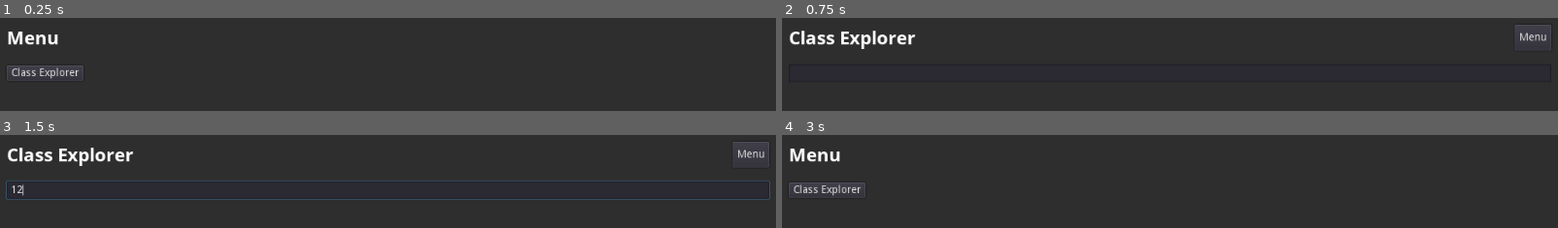
Above: before the commit, frames 1-4 (two rows, left to right).
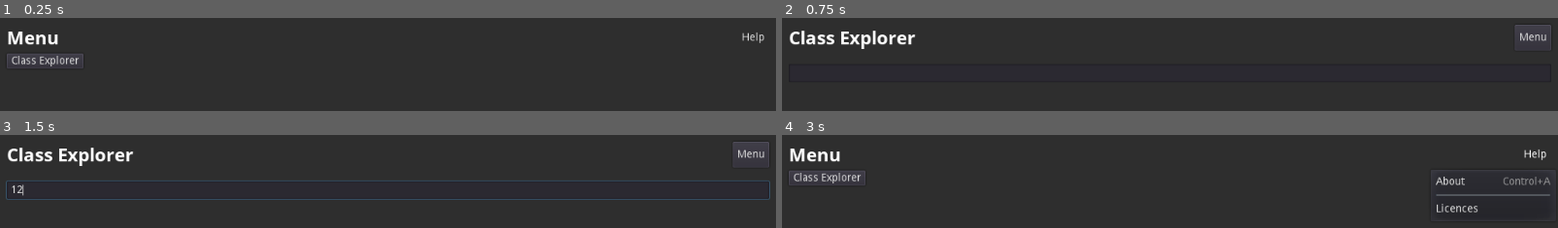
Above: after the commit, the same moments.

Repository: andrew-wilkes/godotbuddy.com
Game: Godot game, scene res://Main.tscn
Two runs of this game, one before a commit and one after it. Both use one fixed random seed, a clock stepped at 60 frames per second and the inputs below.
Inputs (mouse positions are in pixels of both pictures, inside the frame that each line leads up to):
- Up to frame 1 (0.25 s): no input
- Up to frame 2 (0.75 s): click "Class Explorer" at 0.5 s
- Up to frame 3 (1.5 s): click (388, 189) at 1.27 s; type "12" at 1.35 s
- Up to frame 4 (3 s): click "Menu" at 2 s; click (1534, 154) at 2.75 s, where only the run after the commit has a clickable "Help"

The runs differ from the first frame. In frame 1, 1.7% of the frame differs, in the area x 0-99%, y 15-67%; in frame 2, nothing differs; in frame 3, nothing differs; in frame 4, 2.7%, in the area x 0-99%, y 15-84%.
Error in both runs: Invalid get index 'modulate' (on base: 'null instance'). (res://ClassList.gd:15)

Commit message:
Add Help menu

Diff:
--- a/apps/desktop/Main.gd
+++ b/apps/desktop/Main.gd
@@ -1,8 +1,30 @@
 extends Control
 
+enum { ABOUT, LICENCES }
+
 func _ready():
-	pass
+	var hm = $VBox/Menu/Help.get_popup()
+	hm.add_item("About", ABOUT, KEY_MASK_CTRL | KEY_A)
+	hm.add_separator()
+	hm.add_item("Licences", LICENCES)
+	hm.connect("id_pressed", self, "_on_HelpMenu_id_pressed")
+	var h = InputEventKey.new()
+	h.alt = true
+	h.scancode = KEY_H
+	$VBox/Menu/Help.shortcut = h
 
 
 func _on_ClassExplorer_pressed():
 	var _e = get_tree().change_scene("res://ClassList.tscn")
+
+
+func _on_HelpMenu_id_pressed(id):
+	match id:
+		ABOUT:
+			$c/About.popup_centered()
+		LICENCES:
+			$c/Licences.popup_centered()
+
+
+func _on_ok_pressed():
+	$c/Licences.hide()
--- a/apps/desktop/Main.tscn
+++ b/apps/desktop/Main.tscn
@@ -6,40 +6,178 @@
 [node name="Main" type="MarginContainer"]
 anchor_right = 1.0
 anchor_bottom = 1.0
-margin_left = 9.0
-margin_top = 9.0
-margin_right = 9.0
-margin_bottom = 9.0
+custom_constants/margin_right = 9
+custom_constants/margin_top = 9
+custom_constants/margin_left = 9
+custom_constants/margin_bottom = 9
 script = ExtResource( 1 )
 __meta__ = {
 "_edit_use_anchors_": false
 }
 
-[node name="HBox" type="HBoxContainer" parent="."]
-margin_right = 1024.0
-margin_bottom = 600.0
+[node name="VBox" type="VBoxContainer" parent="."]
+margin_left = 9.0
+margin_top = 9.0
+margin_right = 1015.0
+margin_bottom = 591.0
 
-[node name="VBox" type="VBoxContainer" parent="HBox"]
-margin_right = 101.0
-margin_bottom = 600.0
-custom_constants/separation = 20
+[node name="Menu" type="HBoxContainer" parent="VBox"]
+margin_right = 1006.0
+margin_bottom = 34.0
 
-[node name="Label" type="Label" parent="HBox/VBox"]
-margin_right = 101.0
+[node name="Label" type="Label" parent="VBox/Menu"]
+margin_right = 69.0
 margin_bottom = 34.0
 custom_fonts/font = ExtResource( 2 )
 text = "Menu"
 
-[node name="ClassExplorer" type="Button" parent="HBox/VBox"]
-margin_top = 54.0
+[node name="sp" type="Control" parent="VBox/Menu"]
+margin_left = 73.0
+margin_right = 960.0
+margin_bottom = 34.0
+size_flags_horizontal = 3
+
+[node name="Help" type="MenuButton" parent="VBox/Menu"]
+margin_left = 964.0
+margin_right = 1006.0
+margin_bottom = 34.0
+text = "Help"
+
+[node name="HBox" type="HBoxContainer" parent="VBox"]
+margin_top = 38.0
+margin_right = 1006.0
+margin_bottom = 58.0
+
+[node name="VBox" type="VBoxContainer" parent="VBox/HBox"]
 margin_right = 101.0
-margin_bottom = 74.0
+margin_bottom = 20.0
+custom_constants/separation = 20
+
+[node name="ClassExplorer" type="Button" parent="VBox/HBox/VBox"]
+margin_right = 101.0
+margin_bottom = 20.0
 text = "Class Explorer"
 
-[node name="sp" type="Control" parent="HBox"]
+[node name="sp" type="Control" parent="VBox/HBox"]
 margin_left = 105.0
-margin_right = 1024.0
-margin_bottom = 600.0
+margin_right = 1006.0
+margin_bottom = 20.0
 size_flags_horizontal = 3
 
-[connection signal="pressed" from="HBox/VBox/ClassExplorer" to="." method="_on_ClassExplorer_pressed"]
+[node name="c" type="CanvasLayer" parent="."]
+
+[node name="About" type="AcceptDialog" parent="c"]
+margin_right = 83.0
+margin_bottom = 58.0
+window_title = "About"
+dialog_text = "Created by Andrew Wilkes 2021
+
+Supported Godot Engine version: 3.4"
+
+[node name="Licences" type="PopupDialog" parent="c"]
+visible = true
+margin_right = 600.0
+margin_bottom = 369.0
+rect_min_size = Vector2( 600, 0 )
+__meta__ = {
+"_edit_use_anchors_": false
+}
+
+[node name="M" type="MarginContainer" parent="c/Licences"]
+anchor_right = 1.0
+anchor_bottom = 1.0
+custom_constants/margin_right = 9
+custom_constants/margin_top = 9
+custom_constants/margin_left = 9
+custom_constants/margin_bottom = 9
+__meta__ = {
+"_edit_use_anchors_": false
+}
+
+[node name="VBox" type="VBoxContainer" parent="c/Licences/M"]
+margin_left = 9.0
+margin_top = 9.0
+margin_right = 591.0
+margin_bottom = 360.0
+custom_constants/separation = 10
+
+[node name="ScrollContainer" type="ScrollContainer" parent="c/Licences/M/VBox"]
+margin_right = 582.0
+margin_bottom = 321.0
+size_flags_vertical = 3
+__meta__ = {
+"_edit_use_anchors_": false
+}
+
+[node name="Label" type="Label" parent="c/Licences/M/VBox/ScrollContainer"]
+margin_right = 570.0
+margin_bottom = 1187.0
+size_flags_horizontal = 3
+text = "Licence Information
+
+This game uses Godot Engine, available under the following license:
+
+Copyright (c) 2007-2021 Juan Linietsky, Ariel Manzur. Copyright (c) 2014-2021 Godot Engine contributors.
+
+Permission is hereby granted, free of charge, to any person obtaining a copy of this software and associated documentation files (the \\\"Software\\\"), to deal in the Software without restriction, including without limitation the rights to use, copy, modify, merge, publish, distribute, sublicense, and/or sell copies of the Software, and to permit persons to whom the Software is furnished to do so, subject to the following conditions:
+
+The above copyright notice and this permission notice shall be included in all copies or substantial portions of the Software.
+
+THE SOFTWARE IS PROVIDED \\\"AS IS\\\", WITHOUT WARRANTY OF ANY KIND, EXPRESS OR IMPLIED, INCLUDING BUT NOT LIMITED TO THE WARRANTIES OF MERCHANTABILITY, FITNESS FOR A PARTICULAR PURPOSE AND NONINFRINGEMENT. IN NO EVENT SHALL THE AUTHORS OR COPYRIGHT HOLDERS BE LIABLE FOR ANY CLAIM, DAMAGES OR OTHER LIABILITY, WHETHER IN AN ACTION OF CONTRACT, TORT OR OTHERWISE, ARISING FROM, OUT OF OR IN CONNECTION WITH THE SOFTWARE OR THE USE OR OTHER DEALINGS IN THE SOFTWARE.
+
+--------
+FreeType
+
+Portions of this software are copyright © 2021 The FreeType Project (www.freetype.org). All rights reserved.
+
+--------
+ENet
+Godot includes the ENet library to handle high-level multiplayer.
+
+Copyright (c) 2002-2020 Lee Salzman
+
+Permission is hereby granted, free of charge, to any person obtaining a copy of this software and associated documentation files (the \\\"Software\\\"), to deal in the Software without restriction, including without limitation the rights to use, copy, modify, merge, publish, distribute, sublicense, and/or sell copies of the Software, and to permit persons to whom the Software is furnished to do so, subject to the following conditions:
+
+The above copyright notice and this permission notice shall be included in all copies or substantial portions of the Software.
+
+THE SOFTWARE IS PROVIDED \\\"AS IS\\\", WITHOUT WARRANTY OF ANY KIND, EXPRESS OR IMPLIED, INCLUDING BUT NOT LIMITED TO THE WARRANTIES OF MERCHANTABILITY, FITNESS FOR A PARTICULAR PURPOSE AND NONINFRINGEMENT. IN NO EVENT SHALL THE AUTHORS OR COPYRIGHT HOLDERS BE LIABLE FOR ANY CLAIM, DAMAGES OR OTHER LIABILITY, WHETHER IN AN ACTION OF CONTRACT, TORT OR OTHERWISE, ARISING FROM, OUT OF OR IN CONNECTION WITH THE SOFTWARE OR THE USE OR OTHER DEALINGS IN THE SOFTWARE.
+
+---------
+MBedTLS
+
+For using SSL (usually through HTTP requests), the MBedTLS Apache license:
+
+Copyright The Mbed TLS Contributors
+
+Licensed under the Apache License, Version 2.0 (the \\\"License\\\"); you may not use this file except in compliance with the License. You may obtain a copy of the License at
+
+http://www.apache.org/licenses/LICENSE-2.0
+
+Unless required by applicable law or agreed to in writing, software distributed under the License is distributed on an \\\"AS IS\\\" BASIS, WITHOUT WARRANTIES OR CONDITIONS OF ANY KIND, either express or implied. See the License for the specific language governing permissions and limitations under the License.
+"
+autowrap = true
+
+[node name="HBox" type="HBoxContainer" parent="c/Licences/M/VBox"]
+margin_top = 331.0
+margin_right = 582.0
+margin_bottom = 351.0
+
+[node name="sp" type="Control" parent="c/Licences/M/VBox/HBox"]
+margin_right = 271.0
+margin_bottom = 20.0
+size_flags_horizontal = 3
+
+[node name="ok" type="Button" parent="c/Licences/M/VBox/HBox"]
+margin_left = 275.0
+margin_right = 306.0
+margin_bottom = 20.0
+text = "OK"
+
+[node name="sp2" type="Control" parent="c/Licences/M/VBox/HBox"]
+margin_left = 310.0
+margin_right = 582.0
+margin_bottom = 20.0
+size_flags_horizontal = 3
+
+[connection signal="pressed" from="VBox/HBox/VBox/ClassExplorer" to="." method="_on_ClassExplorer_pressed"]
+[connection signal="pressed" from="c/Licences/M/VBox/HBox/ok" to="." method="_on_ok_pressed"]
